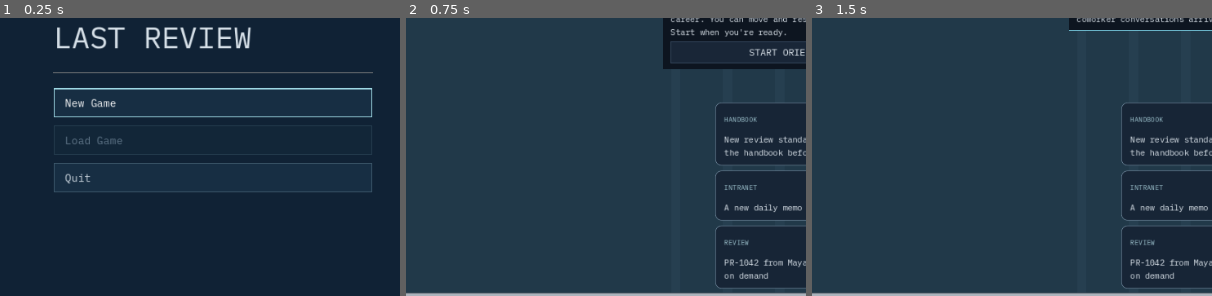
Above: before the commit, frames 1-3 (left to right).
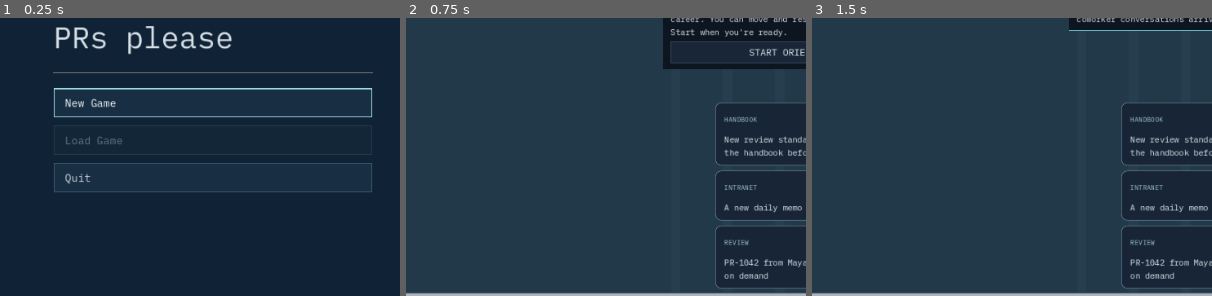
Above: after the commit, the same moments.

Repository: exponent-to/last-review
Game: Godot game, scene res://native/main.tscn
The game is run twice, just before and just after one commit, with the same random seed, the same clock (stepped at 60 frames per second) and the same inputs.
Inputs:
- Up to frame 1 (0.25 s): no input
- Up to frame 2 (0.75 s): click "New Game" at 0.5 s
- Up to frame 3 (1.5 s): click "START ORIENTATION" at 1.25 s
The pictures show only the part of the screen within x 23-73%, y 30-80%; the shares and areas given below are measured in that part.

The runs differ from the first frame. In frame 1, 1.9% of the frame differs, in the area x 14-63%, y 2-14%; in frame 2, nothing differs; in frame 3, nothing differs.

Commit message:
Rename game to PRs please and preserve existing saves

Diff:
--- a/native/main_menu.gd
+++ b/native/main_menu.gd
@@ -44,7 +44,7 @@
 	_content.custom_minimum_size.x = 510
 	_content.add_theme_constant_override("separation", 13)
 	center.add_child(_content)
-	_label("LAST REVIEW", 48, INK)
+	_label("PRs please", 48, INK)
 	var divider := HSeparator.new()
 	divider.add_theme_constant_override("separation", 24)
 	_content.add_child(divider)
@@ -52,7 +52,7 @@
 	_new_game.pressed.connect(func() -> void: new_game_requested.emit())
 	_load_game = _button("Load Game", "Continue your saved run.")
 	_load_game.pressed.connect(func() -> void: load_game_requested.emit())
-	_quit = _button("Quit", "Close Last Review.")
+	_quit = _button("Quit", "Close PRs please.")
 	_quit.visible = not OS.has_feature("web")
 	_quit.pressed.connect(func() -> void: quit_requested.emit())
 	_error = _label(_error_text, 14, Color("f2acac"))
--- a/project.godot
+++ b/project.godot
@@ -4,7 +4,12 @@
 [application]
 boot_splash/show_image=false
 boot_splash/bg_color=Color(0.062745, 0.090196, 0.133333, 1)
-config/name="Last Review"
+config/name="PRs please"
+; Keep existing saves when the public title changes.
+config/use_custom_user_dir=true
+config/custom_user_dir_name="godot/app_userdata/Last Review"
+config/custom_user_dir_name.macos="Godot/app_userdata/Last Review"
+config/custom_user_dir_name.windows="Godot/app_userdata/Last Review"
 run/main_scene="res://native/main.tscn"
 config/features=PackedStringArray("4.7", "GL Compatibility")
 config/description="A software engineering life sim at the edge of automation."
Not shown, changed: export_presets.cfg
Not shown, changed: README.md
Not shown, changed: docs/architecture.md
Not shown, changed: docs/art-pipeline.md
Not shown, changed: docs/browser.md
Not shown, changed: docs/review-sim-contract.md
Not shown, changed: docs/simulation.md
Not shown, changed: scripts/build-macos.sh
Not shown, changed: scripts/serve-web.py
Not shown, changed: web/shell.html
